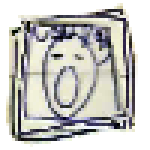
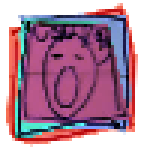
Layers edited between the first and the second 150 × 150 image:
painted on "Vulneble" over [21, 21, 132, 126]
painted on "Slow" over [15, 18, 126, 138]
painted on "Weak" over [15, 12, 132, 135]
painted on "Rage" over [6, 3, 138, 147]
